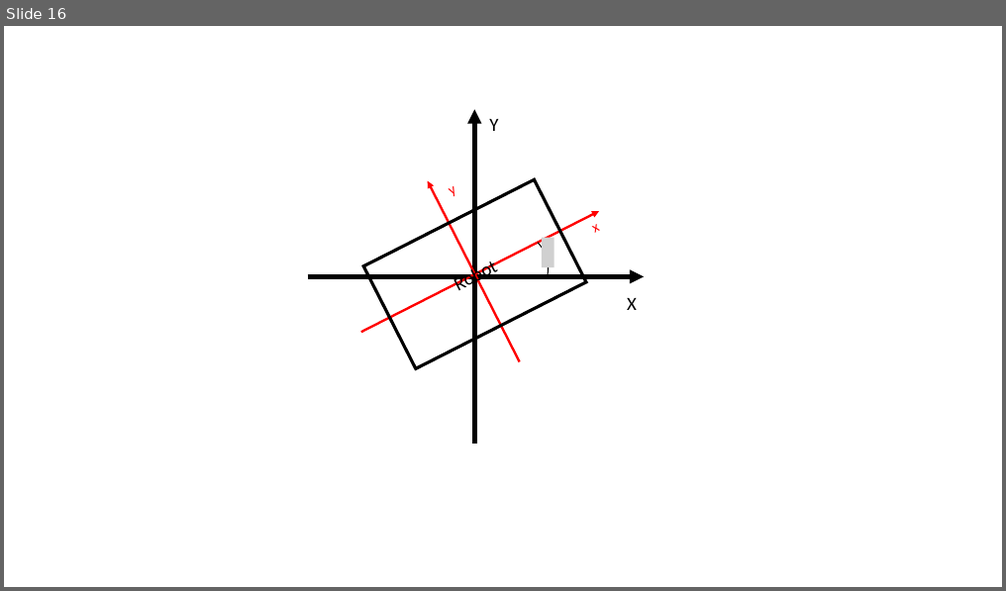
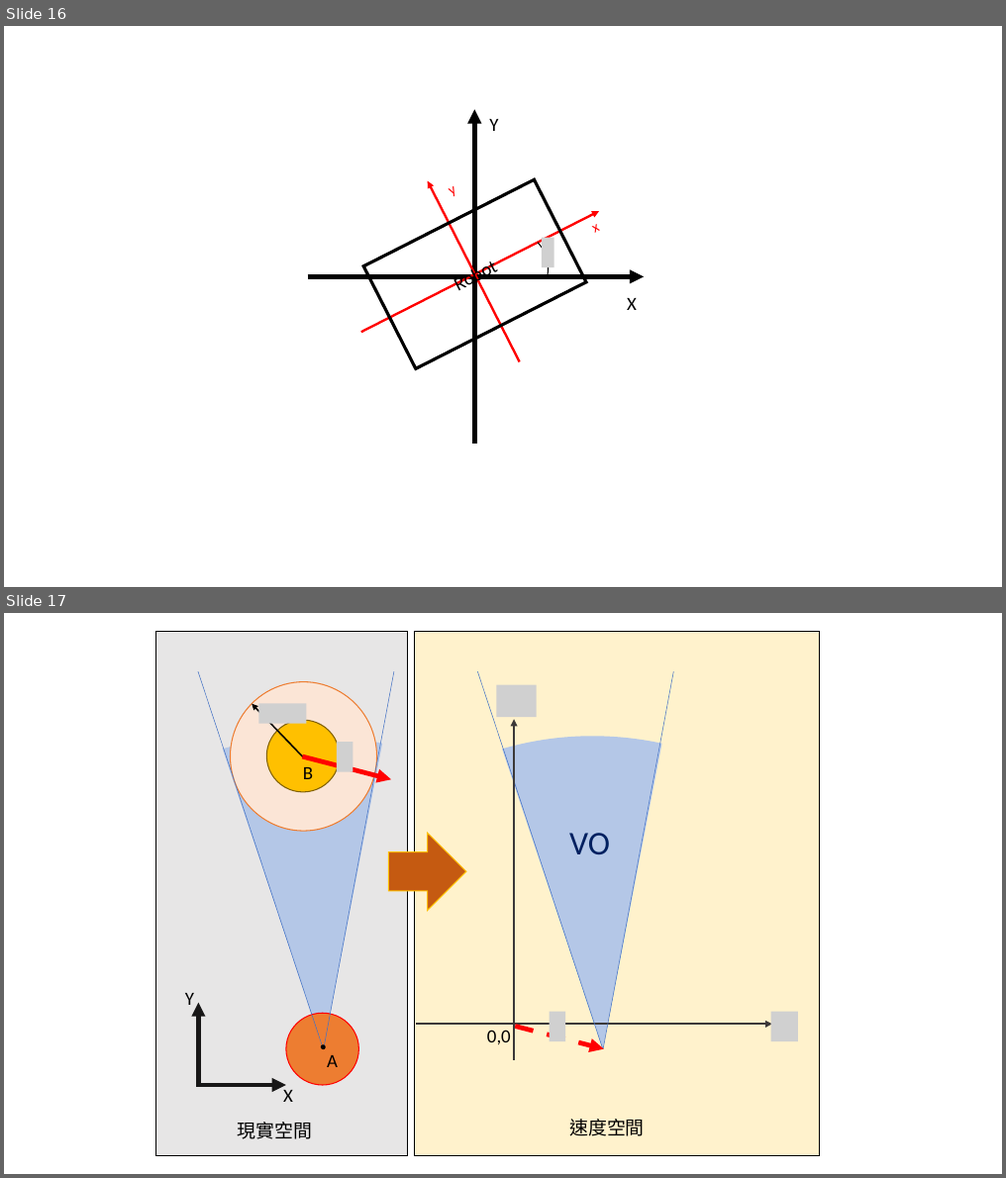
Before and after one commit to Yi-An-Wang/institute_information, a slide deck: path_planing/VO_code_try/robot_properties3.pptx. Shown one above the other, each under a label of ours: slide 16 before the commit, slides 16 and 17 after it. The pictures are 1006x591 and 1006x1178 pixels, drawn with LibreOffice and Linux fonts; fonts in the diff are those of the drawing; grey boxes stand for pictures. Boxes give left, top, right and bottom in pixels: in the first picture for what was removed or moved away, otherwise in the second. Text is boxed around its words. In the diff, an @@ line names an element or a change of style, - is before the commit and + after.

Commit message:
2024/09/21-3

```diff
--- a/path_planing/VO_code_try/robot_properties3.pptx
+++ b/path_planing/VO_code_try/robot_properties3.pptx
@@ slide 17 added at bbox=[4, 613, 1002, 1174], background #FFFFFF @@
@@ group added at bbox=[4, 624, 1002, 1174]: 8 texts, 7 arrows, 5 pictures, 4 ellipses, 4 lines, 2 rectangles, 2 pie slice (boxed as its full ellipse)s, 1 right arrow @@
+A
+B
+X
+Y
+VO
+現實空間
+速度空間
+0,0
```
